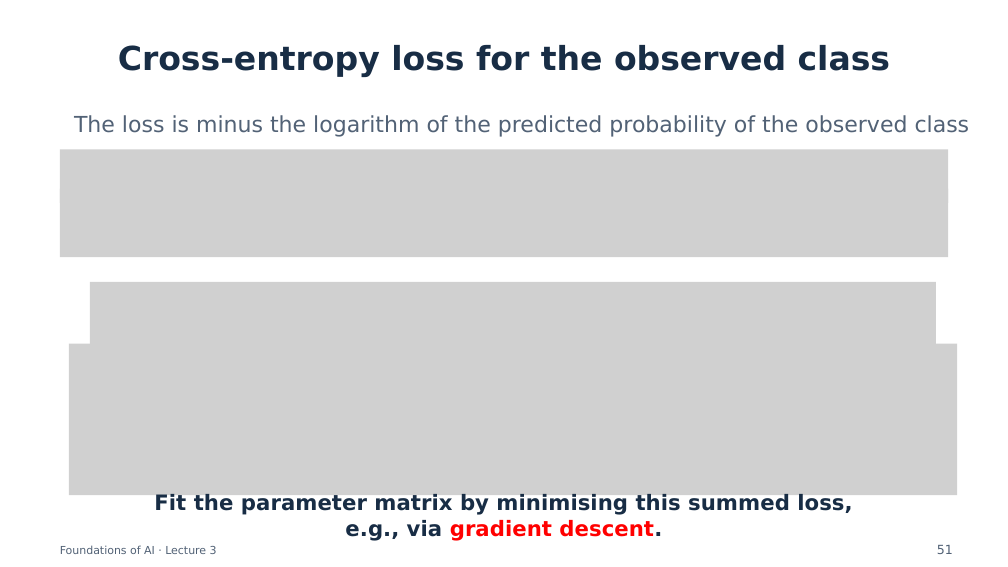
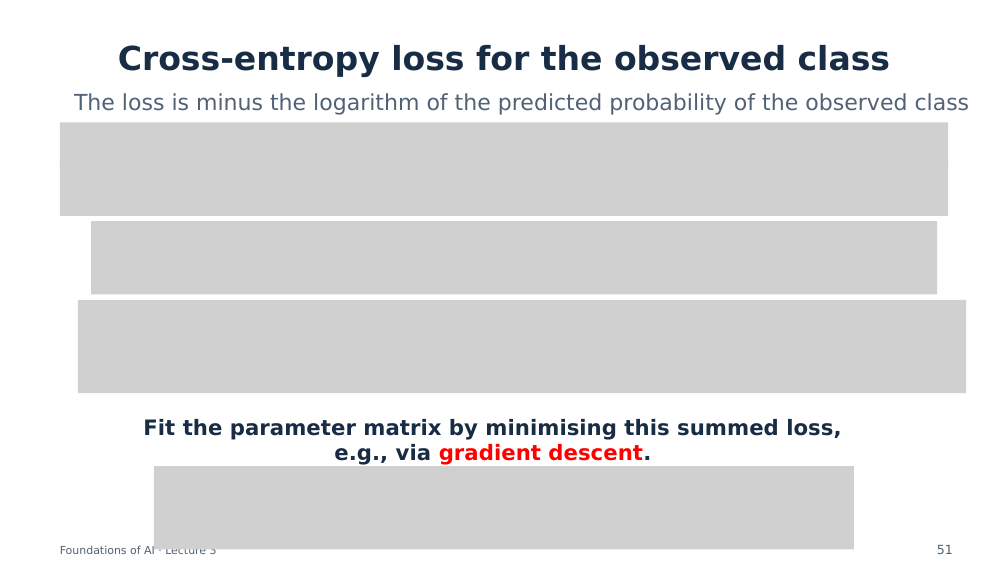
Before and after one commit to semtm0051/2026_27, a slide deck: slide 51 of Week_03/Slides/Week_03 - Slides.pptx. Drawn at 1008x567 pixels with LibreOffice and Linux fonts; fonts in the diff are those of the drawing; grey boxes stand for pictures. Boxes give left, top, right and bottom in pixels: in the first picture for what was removed or moved away, otherwise in the second. Text is boxed around its words. In the diff, an @@ line names an element or a change of style, - is before the commit and + after.

```diff
--- a/Week_03/Slides/Week_03 - Slides.pptx
+++ b/Week_03/Slides/Week_03 - Slides.pptx
@@ text "The loss is minus the ...": place and size @@
-text "The loss is minus the ..." at [74,115,970,137]
+text "The loss is minus the ..." at [74,93,970,115]
@@ picture added at [60,123,948,165] @@
@@ picture: place and size @@
-picture at [60,149,948,203]
+picture at [60,162,948,216]
@@ picture removed at [60,188,948,257] @@
@@ picture added at [91,222,938,295] @@
@@ picture removed at [90,282,936,355] @@
@@ picture: place and size @@
-picture at [69,344,957,495]
+picture at [78,300,966,394]
@@ text "Fit the parameter matrix by ...": place and size @@
-text "Fit the parameter matrix by ..." at [154,493,852,541]
+text "Fit the parameter matrix by ..." at [143,419,841,465]
@@ picture added at [154,467,854,550] @@
```
Also in this commit, not shown: 2 other slides changed, 1 other file.
